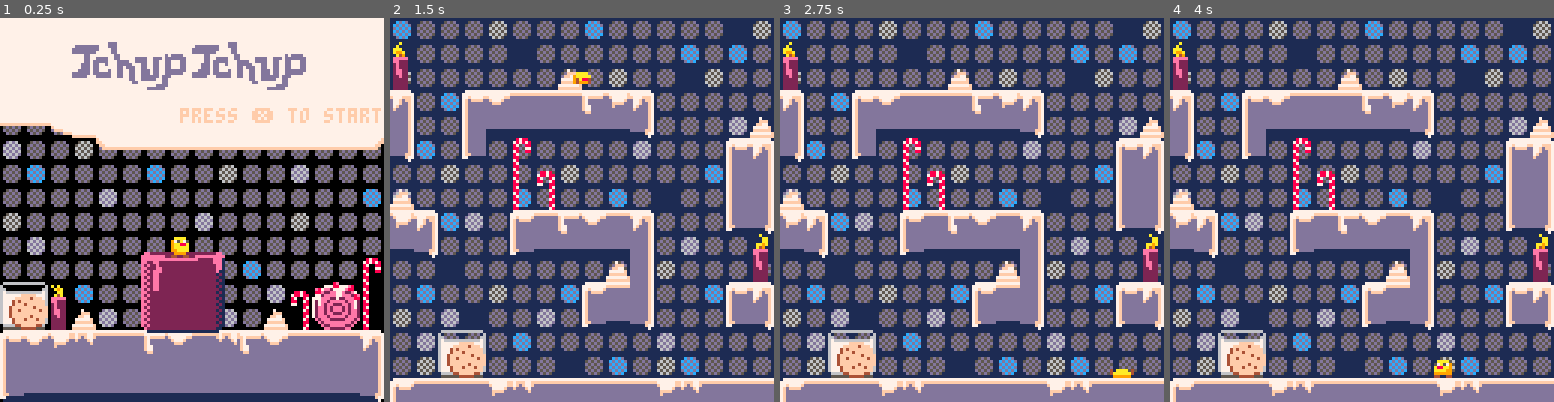
Above: before the commit, frames 1-4 (left to right).
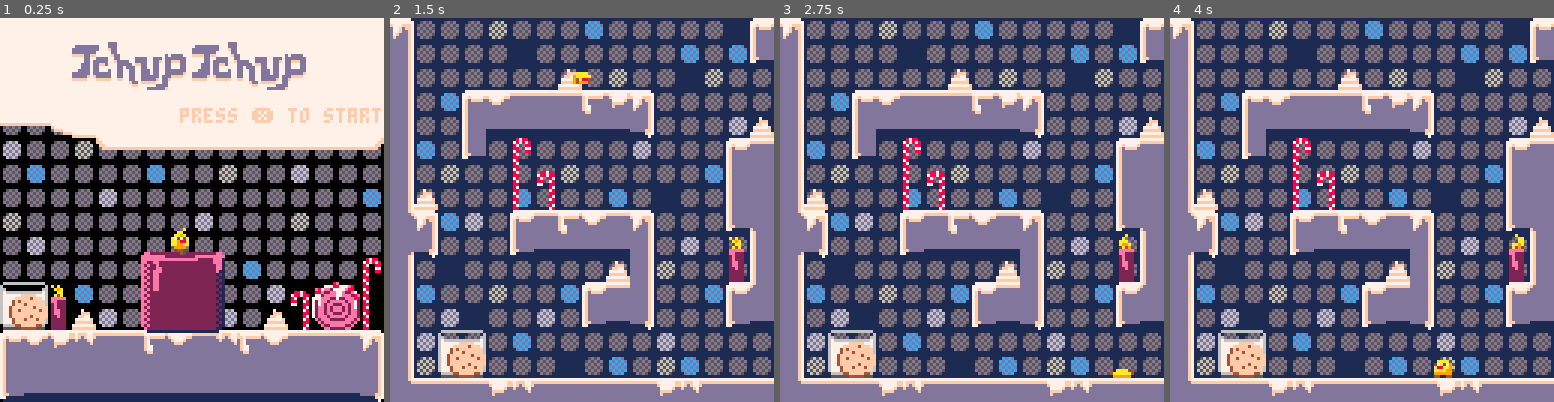
Above: after the commit, the same moments.

Repository: gschup/pico8-playground
Game: PICO-8 cartridge carts/physics_base.p8
Two runs of this game, one before a commit and one after it. Both use one fixed random seed, a clock stepped at 60 frames per second and the inputs below.
Inputs:
- Up to frame 1 (0.25 s): no input
- Up to frame 2 (1.5 s): tap X (X key) at 0.33, 1.07 s
- Up to frame 3 (2.75 s): hold Right 1.6-2.1 s; tap X (X key) at 1.85 s; hold Right from 2.47 s (still down)
- Up to frame 4 (4 s): tap X (X key) at 2.97 s; release Right at 3.03 s; hold Left 3.08-3.58 s

The runs differ from the first frame. In frame 1, 0.8% of the frame differs, in the area x 18-80%, y 7-63%; in frame 2, 7.3%; in frame 3, 7.3%, in the area x 0-100%, y 0-100%; in frame 4, 7.3%.

Commit message:
animates candles in background

Diff:
--- a/carts/physics_base.p8
+++ b/carts/physics_base.p8
@@ -25,6 +25,7 @@
 // game state
 game_state = "menu"
 frames_in_menu = 0
+frames_in_game = 0
 
 function _init()
 	p = {}
@@ -61,6 +62,24 @@
 	inp.left = false
 	inp.right = false
 	inp.jump = false
+	// animated tiles
+	find_tiles()
+end
+
+// find animated tiles
+candle_tiles_x={}
+candle_tiles_y={}
+candle_count=0
+function find_tiles()
+	for x=0,31 do
+		for y=15,31 do
+			if mget(x,y)==65 then
+				add(candle_tiles_x,x)
+				add(candle_tiles_y,y)
+				candle_count+=1
+			end
+		end
+	end
 end
 -->8
 --update
@@ -77,6 +96,7 @@
 	update_vel()
 	update_pos()
 	update_state()
+	frames_in_game+=1
 end
 
 function update_inputs()
@@ -417,6 +437,13 @@
 	local for_x=p.x*par_for
 	map(0,16,for_x+128,0,16,16)
 	map(0,16,for_x,0,16,16)
+	// draw animated tiles
+	for x=1,candle_count do
+		local candle=80+(frames_in_game/15)%3
+		spr(candle,8*candle_tiles_x[x],
+						8*(candle_tiles_y[x]-displ_y))
+	end
+
 
 end
 
@@ -438,16 +465,8 @@
 	// big candle sprite
 	spr(67,45,74,4,4)
 	// tchuptchup animation
-	local mod_fc = frames_in_menu%anim_speed_idl[frames_idl]
-	local pos = 1
-	for k,v in pairs(anim_speed_idl) do
-		if (mod_fc < v) then
-			pos = k
-			break
-		end
-	end
-	spr_n = sprites_idl[pos]
-	spr(spr_n, 56, 72, 1.0, 1.0)
+	local flame=103+(frames_in_menu/14)%4
+	spr(flame,56,70)
 end
 
 
@@ -644,7 +663,7 @@
 
 
 __gff__
-0000000000000000000000010100000000000000000000010100000101000000000000000000000000000000000000000001010101010101010101010101000000000000000000000000000000000000000000000000000000000000000000000000000000000000000000000000000000000000000000000000000000000000
+0000000000000000000000010102020000000000000000010100000101020200000000000000000000000000000000000001010101010101010101010101000002040000000000000000000000000000040000000000000000000000000000000000000000000000000000000000000000000000000000000000000000000000
 0000000000000000000000000000000000000000000000000000000000000000000000000000000000000000000000000000000000000000000000000000000000000000000000000000000000000000000000000000000000000000000000000000000000000000000000000000000000000000000000000000000000000000
 __map__
 000000000000000000000000000000002b2a2a2a2d2a2a2a2b2a2a2a2a2a002d000000000000000000000000000000001818181818181818181818181818181800000000000000000000000000000000000000000000000000000000000000000000000000000000000000000000000000000000000000000000000000000000
@@ -663,22 +682,22 @@
 0000000000353d3d393a393d3d3600002a2c2a2a2a2b2a2a2a2a2a2c2a2a2a2a0d0e0d0e0d0e0d0e0d0e0d0e0d0e0d0e353931323d3d3a393d323a393d3d3d3600000000000000000000000000000000000000000000000000000000000000000000000000000000000000000000000000000000000000000000000000000000
 0000000000383b3b3b3b3b3b3b3700002a2d2b2a2a2a2a002a2b2a2d2b2a2a2a1d1e1d1e1d1e1d1e1d1e1d1e1d1e1d1e383b3b3b3b3b3b3b3b3b3b3b3b3b3b3700000000000000000000000000000000000000000000000000000000000000000000000000000000000000000000000000000000000000000000000000000000
 3a3132393d263b3b3b3b3b3b3b253d312a2a2a2b2a2d2a2a2a2a2a2a2a2a2d2a000000000000000000000000000000003c33333333333333333333333333333400000000000000000000000000000000000000000000000000000000000000000000000000000000000000000000000000000000000000000000000000000000
-000000000000000000000000000000002b2c2a2a2a2a2a2a2c2b2a2a002a2c2a000000000000000000000000000000000000000000000000000000000000000000000000000000000000000000000000000000000000000000000000000000000000000000000000000000000000000000000000000000000000000000000000
-5000000000000000000000000000000000000000000000000000000000000000000000000000000000000000000000000000000000000000000000000000000000000000000000000000000000000000000000000000000000000000000000000000000000000000000000000000000000000000000000000000000000000000
-6000000000000040000000000000000000000000000000000000000000000000000000000000000000000000000000000000000000000000000000000000000000000000000000000000000000000000000000000000000000000000000000000000000000000000000000000000000000000000000000000000000000000000
-36000035393d3d3d3a3136000000000000000000000000000000000000000000000000000000000000000000000000000000000000000000000000000000000000000000000000000000000000000000000000000000000000000000000000000000000000000000000000000000000000000000000000000000000000000000
-3700003833333333333334000000004000000000000000000000000000000000000000000000000000000000000000000000000000000000000000000000000000000000000000000000000000000000000000000000000000000000000000000000000000000000000000000000000000000000000000000000000000000000
-3400003c003e0000000000000000353600000000000000000000000000000000000000000000000000000000000000000000000000000000000000000000000000000000000000000000000000000000000000000000000000000000000000000000000000000000000000000000000000000000000000000000000000000000
-00000000004e3f00000000000000383700000000000000000000000000000000000000000000000000000000000000000000000000000000000000000000000000000000000000000000000000000000000000000000000000000000000000000000000000000000000000000000000000000000000000000000000000000000
-40000000004e4f00000000000000383700000000000000000000000000000000000000000000000000000000000000000000000000000000000000000000000000000000000000000000000000000000000000000000000000000000000000000000000000000000000000000000000000000000000000000000000000000000
-3136000000353d3a393d360000003c3400000000000000000000000000000000000000000000000000000000000000000000000000000000000000000000000000000000000000000000000000000000000000000000000000000000000000000000000000000000000000000000000000000000000000000000000000000000
-33340000003c3333333337000000005200000000000000000000000000000000000000000000000000000000000000000000000000000000000000000000000000000000000000000000000000000000000000000000000000000000000000000000000000000000000000000000000000000000000000000000000000000000
-0000000000000000004037000000006000000000000000000000000000000000000000000000000000000000000000000000000000000000000000000000000000000000000000000000000000000000000000000000000000000000000000000000000000000000000000000000000000000000000000000000000000000000
-0000000000000000353d37000000353600000000000000000000000000000000000000000000000000000000000000000000000000000000000000000000000000000000000000000000000000000000000000000000000000000000000000000000000000000000000000000000000000000000000000000000000000000000
-00000000000000003c33340000003c3400000000000000000000000000000000000000000000000000000000000000000000000000000000000000000000000000000000000000000000000000000000000000000000000000000000000000000000000000000000000000000000000000000000000000000000000000000000
-00000b0c00000000000000000000000000000000000000000000000000000000000000000000000000000000000000000000000000000000000000000000000000000000000000000000000000000000000000000000000000000000000000000000000000000000000000000000000000000000000000000000000000000000
-00001b1c00000000000000000000000000000000000000000000000000000000000000000000000000000000000000000000000000000000000000000000000000000000000000000000000000000000000000000000000000000000000000000000000000000000000000000000000000000000000000000000000000000000
-353d3d3d31323d3d3d3d3d31323d3d3d00000000000000000000000000000000000000000000000000000000000000000000000000000000000000000000000000000000000000000000000000000000000000000000000000000000000000000000000000000000000000000000000000000000000000000000000000000000
-
-
-
+360000000000000000000000000000353d323d3d3d3d393a3d3d3d3d36000000000000000000000000000000000000000000000000000000000000000000000000000000000000000000000000000000000000000000000000000000000000000000000000000000000000000000000000000000000000000000000000000000
+3700000000000000000000000000003c3333333333333333160f333334000000000000000000000000000000000000000000000000000000000000000000000000000000000000000000000000000000000000000000000000000000000000000000000000000000000000000000000000000000000000000000000000000000
+3700000000000040000000000000000000000000000000003837400000000000000000000000000000000000000000000000000000000000000000000000000000000000000000000000000000000000000000000000000000000000000000000000000000000000000000000000000000000000000000000000000000000000
+37000035393d3d3d3a31360000000000000000000000003f3825323600000000000000000000000000000000000000000000000000000000000000000000000000000000000000000000000000000000000000000000000000000000000000000000000000000000000000000000000000000000000000000000000000000000
+37000038333333333333340000000040000000000000004f380f333400000000000000000000000000000000000000000000000000000000000000000000000000000000000000000000000000000000000000000000000000000000000000000000000000000000000000000000000000000000000000000000000000000000
+3700003c003e0000000000000000353d3d3d3d3d360000352634000000000000000000000000000000000000000000000000000000000000000000000000000000000000000000000000000000000000000000000000000000000000000000000000000000000000000000000000000000000000000000000000000000000000
+37000000004e3f00000000000000383b333333333400003c3700000000003539000000000000000000000000000000000000000000000000000000000000000000000000000000000000000000000000000000000000000000000000000000000000000000000000000000000000000000000000000000000000000000000000
+37400000004e4f00000000000000383b00000000000000003700000000003c16000000000000000000000000000000000000000000000000000000000000000000000000000000000000000000000000000000000000000000000000000000000000000000000000000000000000000000000000000000000000000000000000
+2536000000353d3a393d360000003c1600400000000000413741000000000038000000000000000000000000000000000000000000000000000000000000000000000000000000000000000000000000000000000000000000000000000000000000000000000000000000000000000000000000000000000000000000000000
+0f340000003c33333333370000004138313d3d3d3d3d39323760003e00004038000000000000000000000000000000000000000000000000000000000000000000000000000000000000000000000000000000000000000000000000000000000000000000000000000000000000000000000000000000000000000000000000
+370000000000000000403700000060383b3b3b3b3b3b3b3b2536004e3f003526000000000000000000000000000000000000000000000000000000000000000000000000000000000000000000000000000000000000000000000000000000000000000000000000000000000000000000000000000000000000000000000000
+3700000000000000353d3700000035263b3b3b3b3b3b3b3b3b34004e4f003c16000000000000000000000000000000000000000000000000000000000000000000000000000000000000000000000000000000000000000000000000000000000000000000000000000000000000000000000000000000000000000000000000
+37000000000000003c33340000003c3333333333333333333400003536000038000000000000000000000000000000000000000000000000000000000000000000000000000000000000000000000000000000000000000000000000000000000000000000000000000000000000000000000000000000000000000000000000
+37000b0c0000000000000000000000000000000d0e0000000000003c34000038000000000000000000000000000000000000000000000000000000000000000000000000000000000000000000000000000000000000000000000000000000000000000000000000000000000000000000000000000000000000000000000000
+37001b1c0000000000000000000000000000001d1e0000000000000000000038000000000000000000000000000000000000000000000000000000000000000000000000000000000000000000000000000000000000000000000000000000000000000000000000000000000000000000000000000000000000000000000000
+253d3d3d31323d3d3d3d3d31323d3d3d31323d3d3d3d3d3d3231393a3d3d3d26000000000000000000000000000000000000000000000000000000000000000000000000000000000000000000000000000000000000000000000000000000000000000000000000000000000000000000000000000000000000000000000000
+
+
+
Not shown, changed: 41 lines of the sprite sheet (__gfx__) section of carts/physics_base.p8
